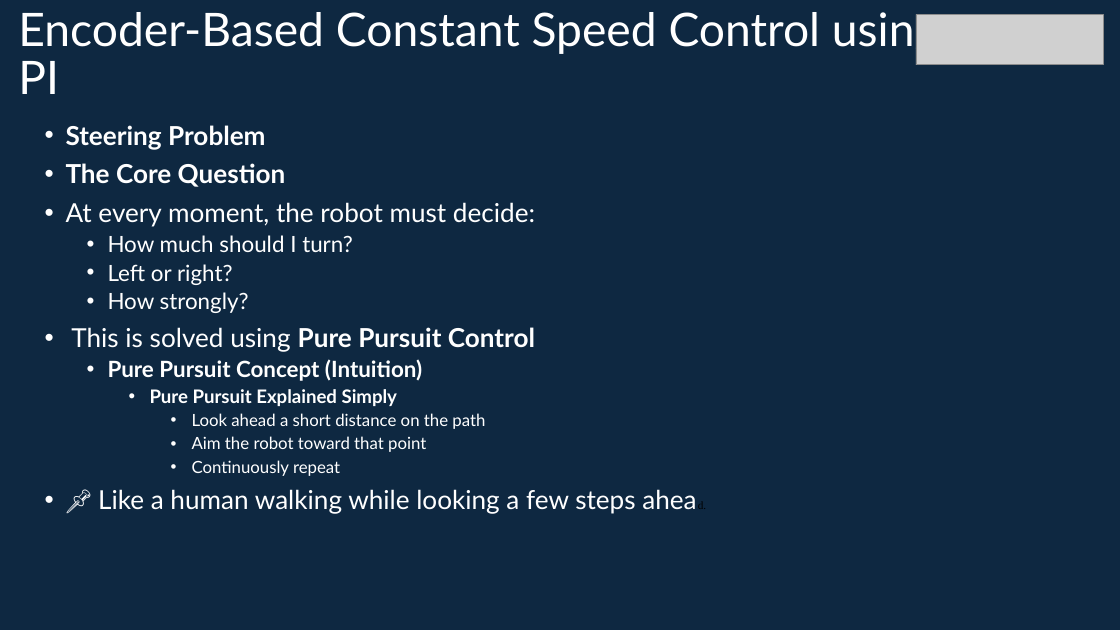
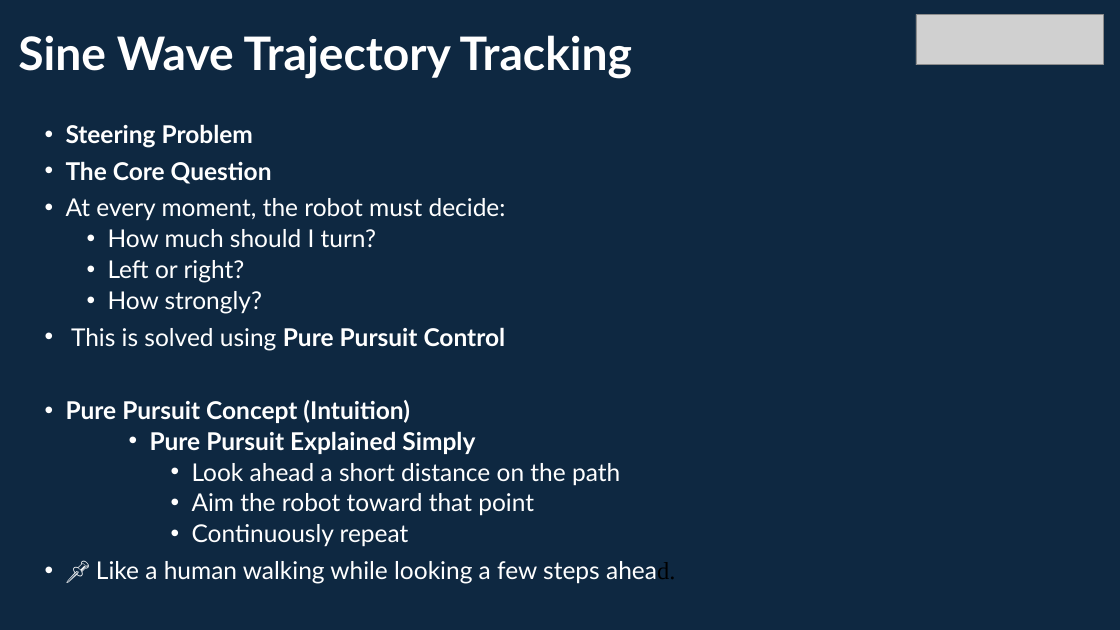
Before and after one commit to info-zas/zas-robotics-car-3-encoders-imu-gps, a slide deck: slide 14 of 01_FoundationProjects/10_Car-3_Sine_Trajectory/10_Car-3_Sine_Trajectory.pptx (slide 13 before the commit). Drawn at 1120x630 pixels with LibreOffice and Linux fonts; fonts in the diff are those of the drawing; grey boxes stand for pictures. Boxes give left, top, right and bottom in pixels: in the first picture for what was removed or moved away, otherwise in the second. Text is boxed around its words. In the diff, an @@ line names an element or a change of style, - is before the commit and + after.

```diff
--- a/01_FoundationProjects/10_Car-3_Sine_Trajectory/10_Car-3_Sine_Trajectory.pptx
+++ b/01_FoundationProjects/10_Car-3_Sine_Trajectory/10_Car-3_Sine_Trajectory.pptx
@@ title at [18,35,633,79]: text changed; bold on @@
-Encoder-Based Constant Speed Control using PI
+Sine Wave Trajectory Tracking
@@ text "Steering Problem" at [66,124,620,584]: size 22.4 to 21 pt in "Steering Problem", "The Core Question", "At every moment, the robot must decide:", "This is solved using Pure Pursuit Control" and 1 more places; size 19.2 to 21 pt in "How much should I turn?", "Left or right?", "How strongly?", "Pure Pursuit Concept (Intuition)"; size 16 to 21 pt in "Pure Pursuit Explained Simply"; size 14.4 to 21 pt in "Look ahead a short distance on the ...", "Aim the robot toward that point", "Continuously repeat"; size 9.6 to 21 pt in "ahead."; line spacing 0.86 to 0.85; list level 2 to 1 in "Pure Pursuit Concept (Intuition)" @@
```
Also in this commit, not shown: 18 other slides changed, 1 slide added, 1 slide removed.
